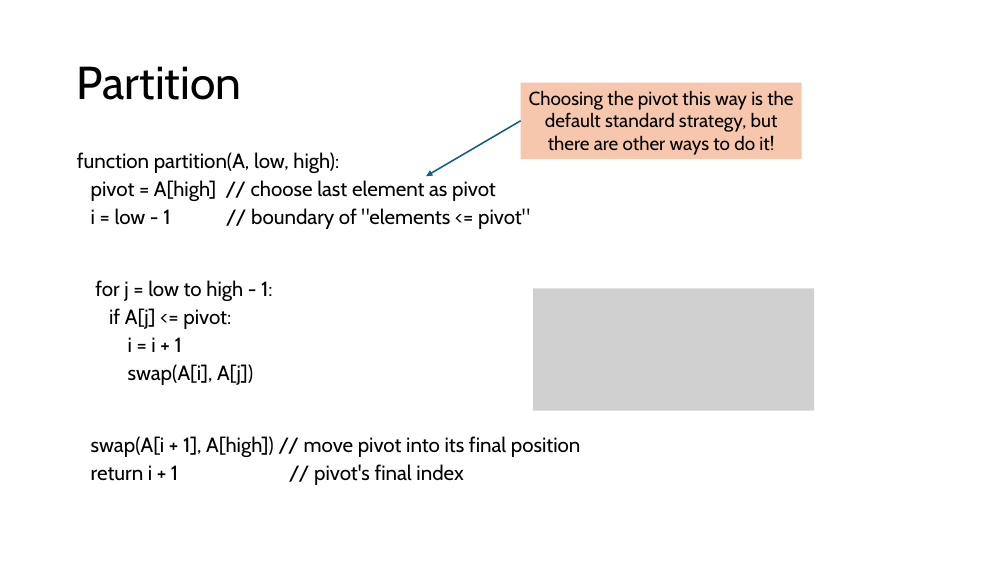
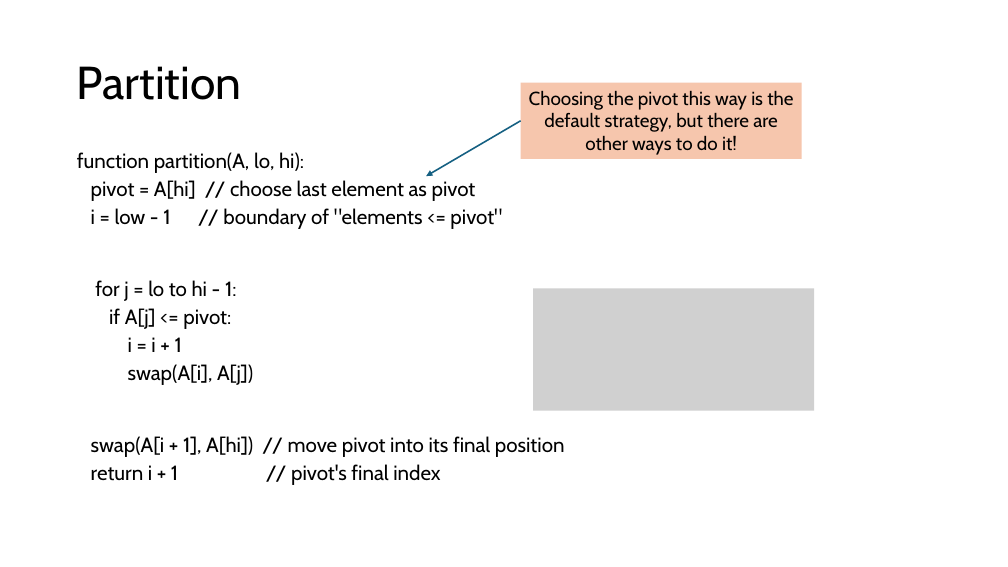
Before and after one commit to sotasota-sfu/cmpt225Summer2026, a slide deck: slide 15 of lectures/lecture20_21/sorting.pptx. Drawn at 1008x567 pixels with LibreOffice and Linux fonts; fonts in the diff are those of the drawing; grey boxes stand for pictures. Boxes give left, top, right and bottom in pixels: in the first picture for what was removed or moved away, otherwise in the second. Text is boxed around its words. In the diff, an @@ line names an element or a change of style, - is before the commit and + after.

```diff
--- a/lectures/lecture20_21/sorting.pptx
+++ b/lectures/lecture20_21/sorting.pptx
@@ text in rectangle at [529,90,793,155]: text changed @@
-Choosing the pivot this way is the default standard strategy, but there are other ways to do it!
+Choosing the pivot this way is the default strategy, but there are other ways to do it!
@@ text at [77,152,476,201]: text changed @@
-function partition(A, low, high):
-pivot = A[high] // choose last element as pivot
+function partition(A, lo, hi):
+pivot = A[hi] // choose last element as pivot
@@ text at [95,279,236,302]: text changed @@
-for j = low to high - 1:
+for j = lo to hi - 1:
@@ text at [91,436,565,457]: text changed @@
-swap(A[i + 1], A[high]) // move pivot into its final position
+swap(A[i + 1], A[hi]) // move pivot into its final position
```
Also in this commit, not shown: 5 other slides changed.
